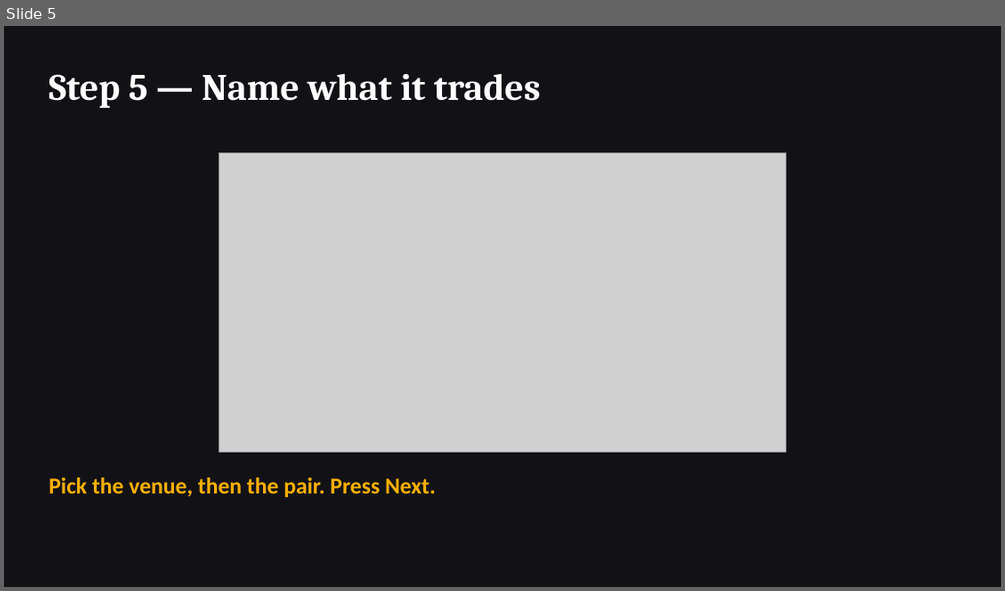
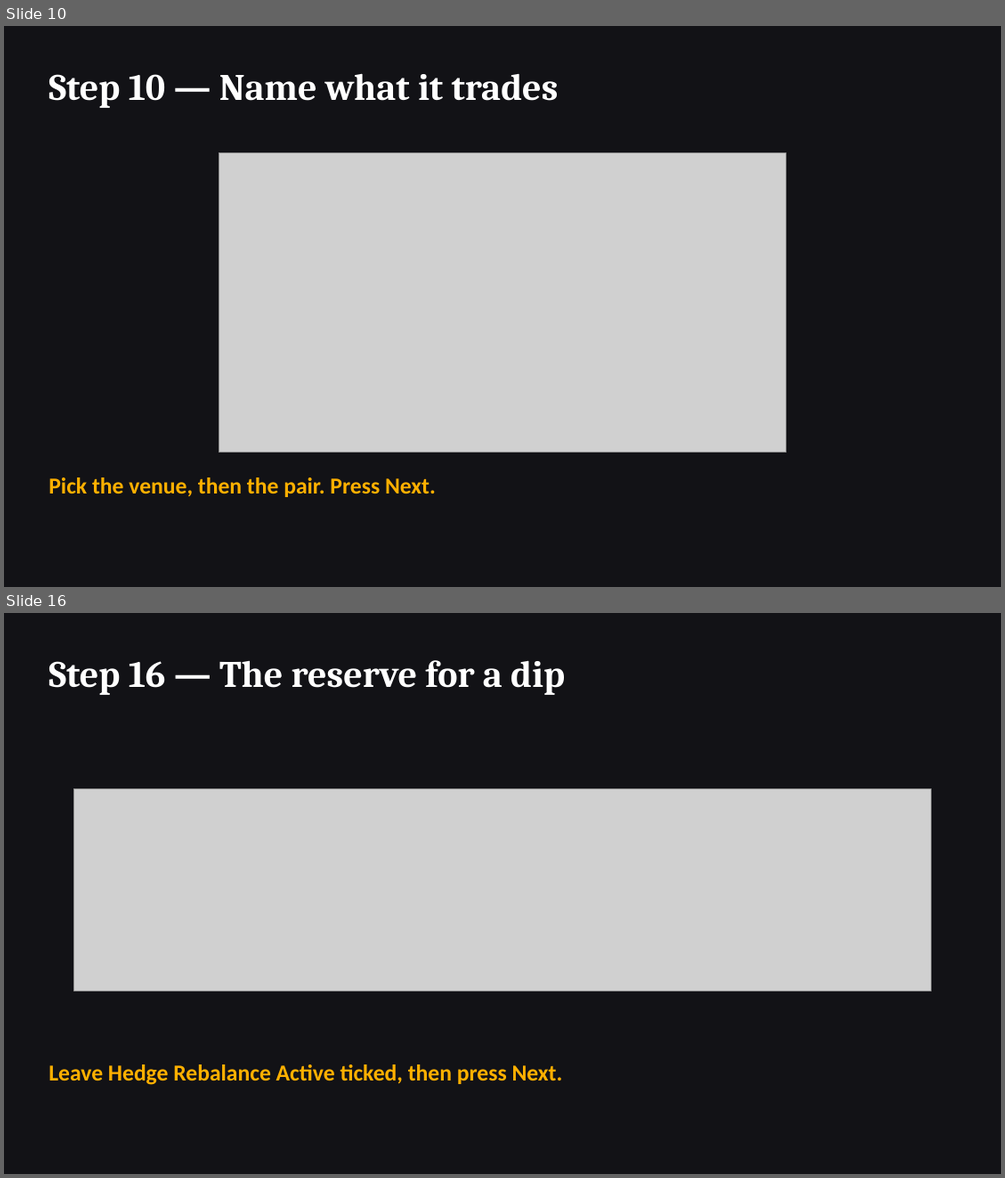
Before and after one commit to Acervator-LLC/ACERVATOR, a slide deck: docs/new-user-procedure/New-User-Procedure.pptx. Shown one above the other, each under a label of ours: slide 5 before the commit, slides 10 and 16 after it; the slides between them are not shown. The pictures are 1005x591 and 1005x1178 pixels, drawn with LibreOffice and Linux fonts; fonts in the diff are those of the drawing; grey boxes stand for pictures. Boxes give left, top, right and bottom in pixels: in the first picture for what was removed or moved away, otherwise in the second. Text is boxed around its words. In the diff, an @@ line names an element or a change of style, - is before the commit and + after.

```diff
--- a/docs/new-user-procedure/New-User-Procedure.pptx
+++ b/docs/new-user-procedure/New-User-Procedure.pptx
@@ slide 16 added at <box>4,613,1001,1174</box>, background #121216 @@
@@ text added at <box>48,660,565,695</box>, 36 pt, text #FFFFFF, bold @@
+Step 16 — The reserve for a dip
@@ picture added at <box>74,788,931,990</box> @@
@@ text added at <box>48,1064,563,1085</box>, 22 pt, text #FFB000, bold @@
+Leave Hedge Rebalance Active ticked, then press Next.
@@ what was slide 5 is now slide 10 @@
@@ slide 10 changed as well @@
@@ text at <box>48,73,558,108</box>: text changed @@
-Step 5 — Name what it trades
+Step 10 — Name what it trades
```
Also in this commit, not shown: 6 other slides changed, 19 other slides added, 5 other files.
